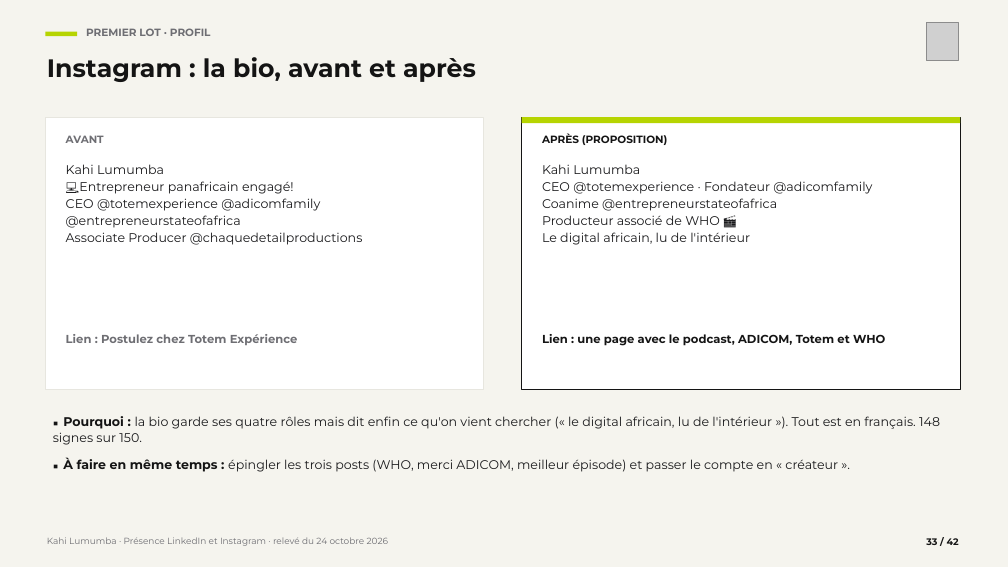
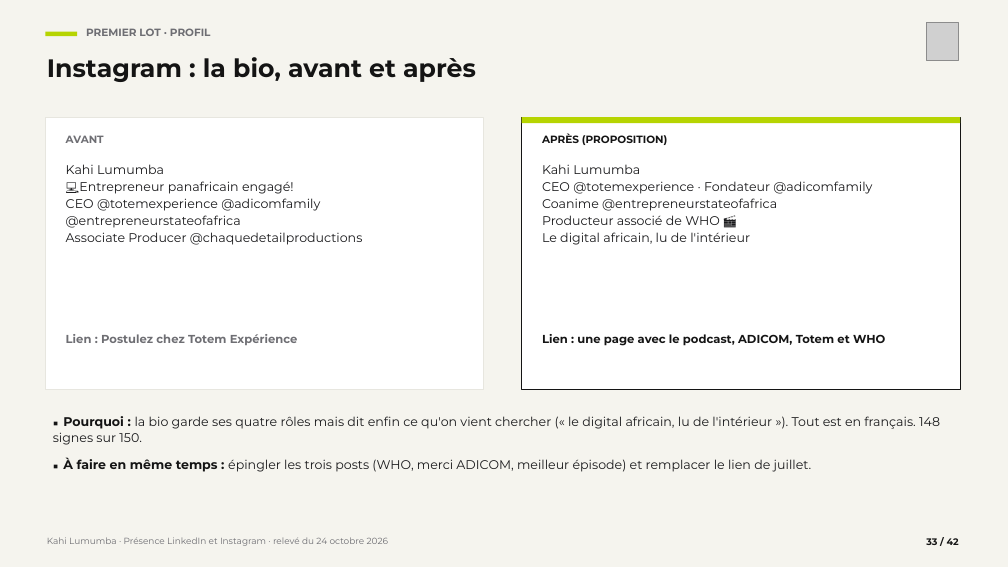
Before and after one commit to leslita06/fatima-unifood-fictif, a slide deck: slide 33 of kahi/2026-10-24_kahi-lumumba-linkedin-instagram-analyse-veille-strategie.pptx. Drawn at 1008x567 pixels with LibreOffice and Linux fonts; fonts in the diff are those of the drawing; grey boxes stand for pictures. Boxes give left, top, right and bottom in pixels: in the first picture for what was removed or moved away, otherwise in the second. Text is boxed around its words. In the diff, an @@ line names an element or a change of style, - is before the commit and + after.

```diff
--- a/kahi/2026-10-24_kahi-lumumba-linkedin-instagram-analyse-veille-strategie.pptx
+++ b/kahi/2026-10-24_kahi-lumumba-linkedin-instagram-analyse-veille-strategie.pptx
@@ text at (x1=63, y1=457, x2=812, y2=472): text changed @@
-■ À faire en même temps : épingler les trois posts (WHO, merci ADICOM, meilleur épisode) et passer le compte en « créateur ».
+■ À faire en même temps : épingler les trois posts (WHO, merci ADICOM, meilleur épisode) et remplacer le lien de juillet.
```
Also in this commit, not shown: 14 other slides changed.
